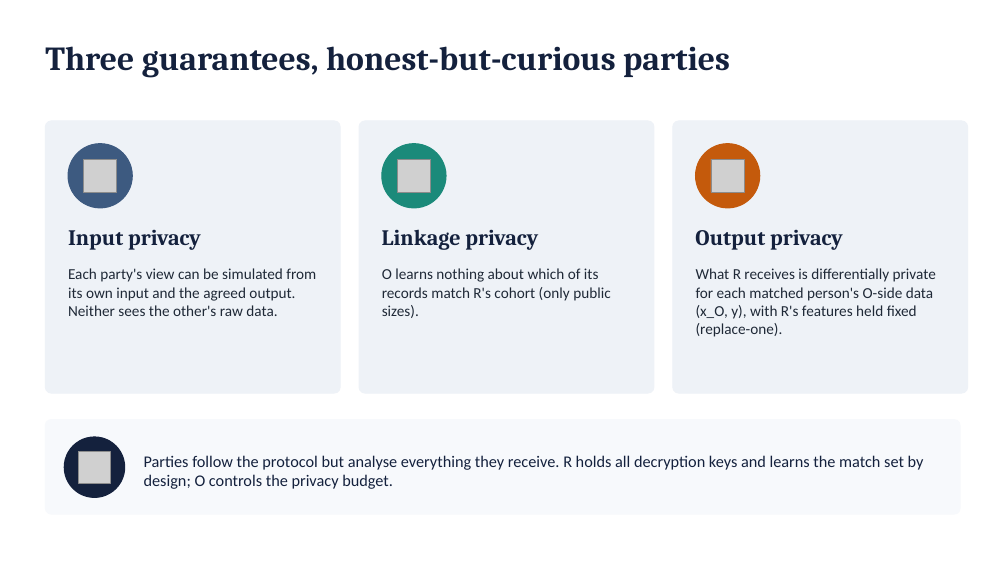
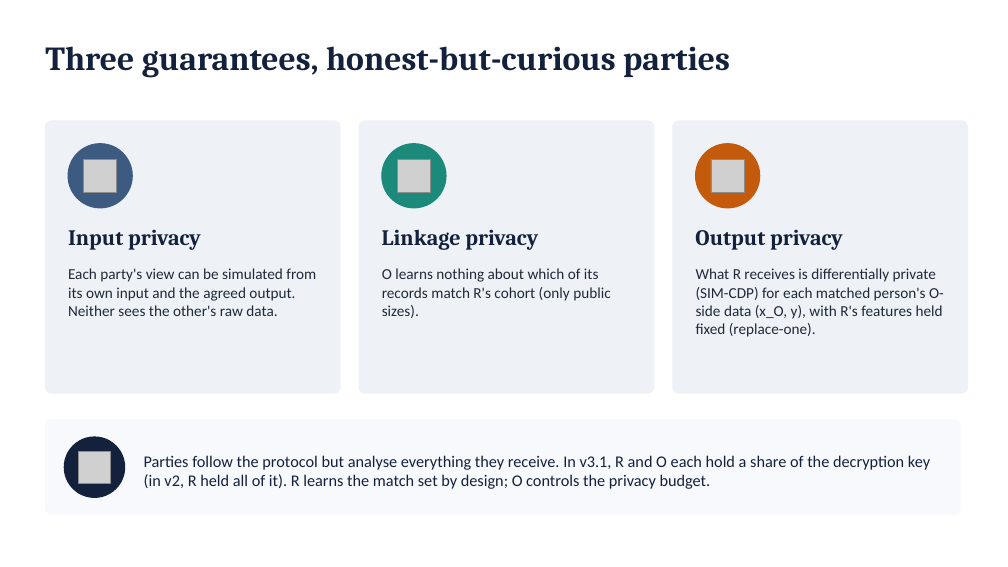
Before and after one commit to shukabh/VerticalFederatedRegression, a slide deck: slide 6 of slides/vfl_scenarioB_deck.pptx. Drawn at 1008x567 pixels with LibreOffice and Linux fonts; fonts in the diff are those of the drawing; grey boxes stand for pictures. Boxes give left, top, right and bottom in pixels: in the first picture for what was removed or moved away, otherwise in the second. Text is boxed around its words. In the diff, an @@ line names an element or a change of style, - is before the commit and + after.

```diff
--- a/slides/vfl_scenarioB_deck.pptx
+++ b/slides/vfl_scenarioB_deck.pptx
@@ text at [696, 268, 944, 337]: text changed @@
-What R receives is differentially private for each matched person's O-side data (x_O, y), with R's features held fixed (replace-one).
+What R receives is differentially private (SIM-CDP) for each matched person's O-side data (x_O, y), with R's features held fixed (replace-one).
@@ text at [144, 455, 930, 489]: text changed @@
-Parties follow the protocol but analyse everything they receive. R holds all decryption keys and learns the match set by design; O controls the privacy budget.
+Parties follow the protocol but analyse everything they receive. In v3.1, R and O each hold a share of the decryption key (in v2, R held all of it). R learns the match set by design; O controls the privacy budget.
```
Also in this commit, not shown: 20 other slides changed, 5 slides added, 3 other files.
